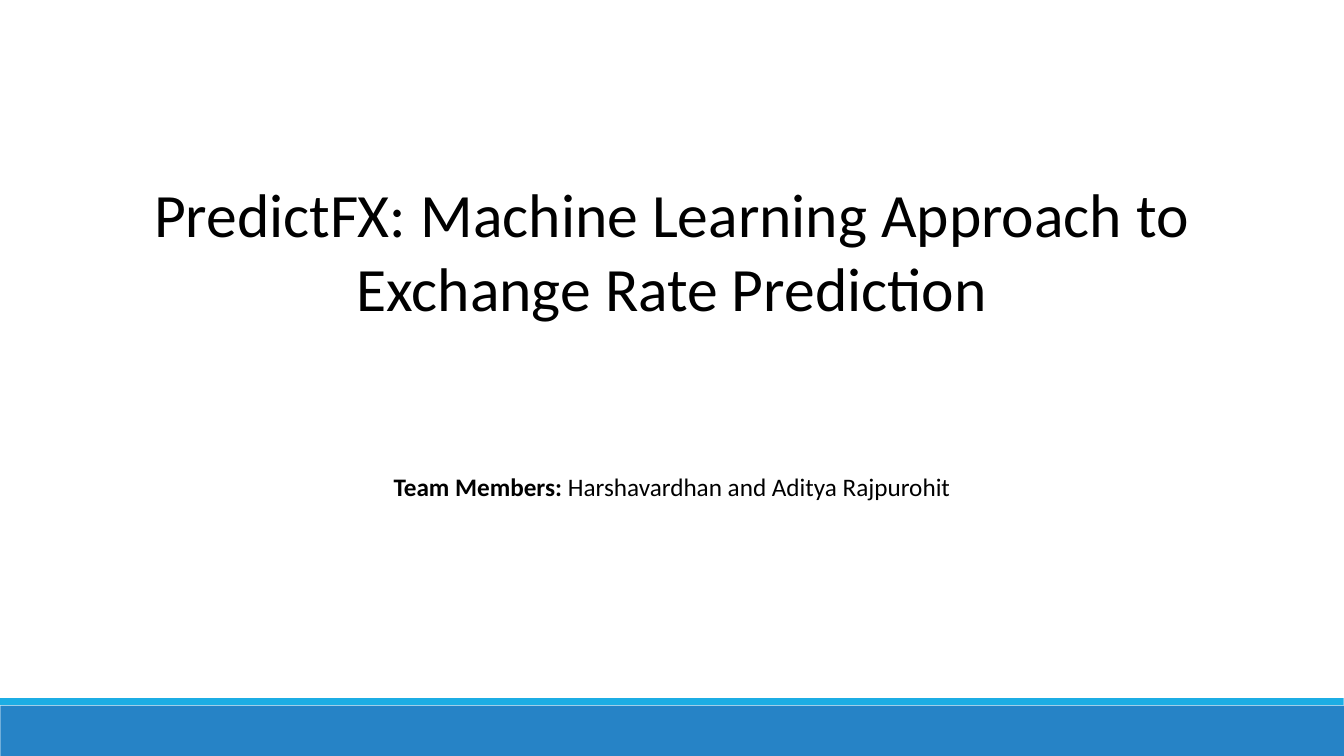
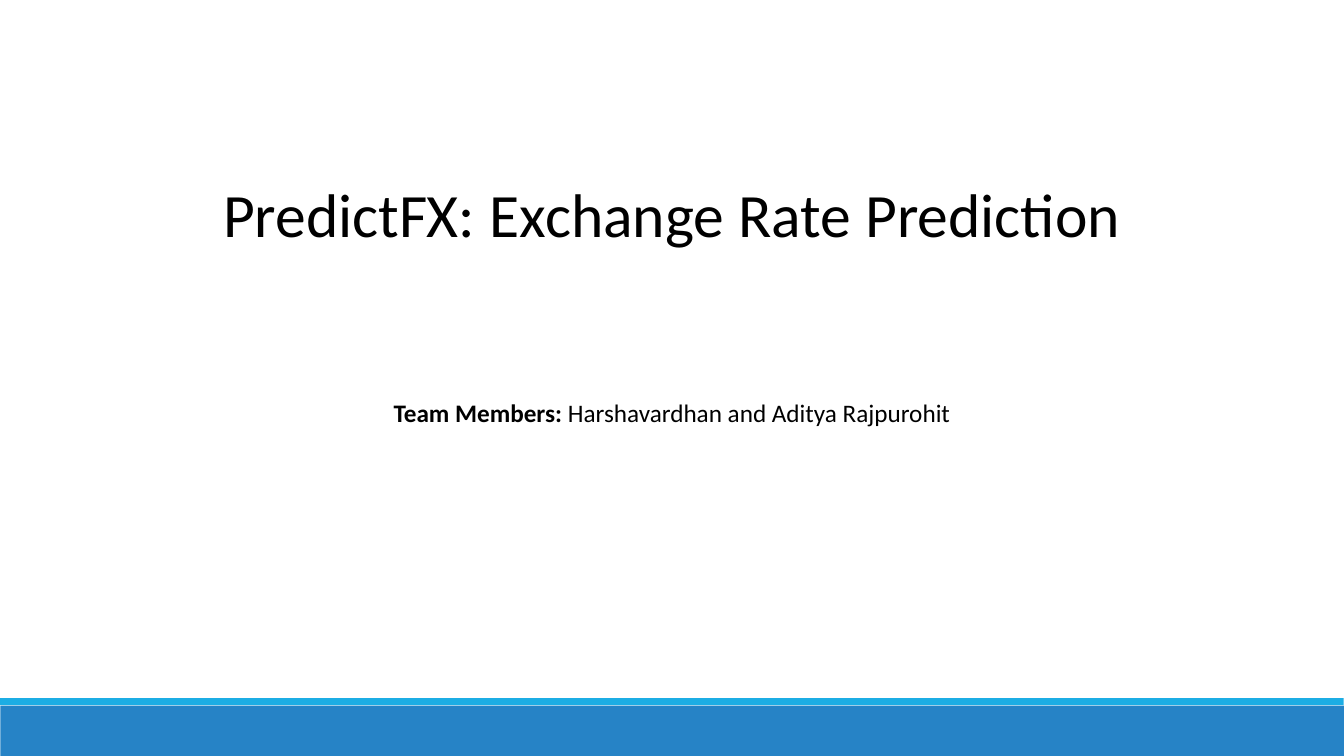
Before and after one commit to Harshav88/Team-Singularity, a slide deck: slide 1 of 258_presentation.pptx. Drawn at 1344x756 pixels with LibreOffice and Linux fonts; fonts in the diff are those of the drawing. Boxes give left, top, right and bottom in pixels: in the first picture for what was removed or moved away, otherwise in the second. Text is boxed around its words. In the diff, an @@ line names an element or a change of style, - is before the commit and + after.

Commit message:
presentation updated

```diff
--- a/258_presentation.pptx
+++ b/258_presentation.pptx
@@ text at (x1=223, y1=194, x2=1120, y2=248): text changed @@
-PredictFX: Machine Learning Approach to Exchange Rate Prediction
+PredictFX: Exchange Rate Prediction
```
